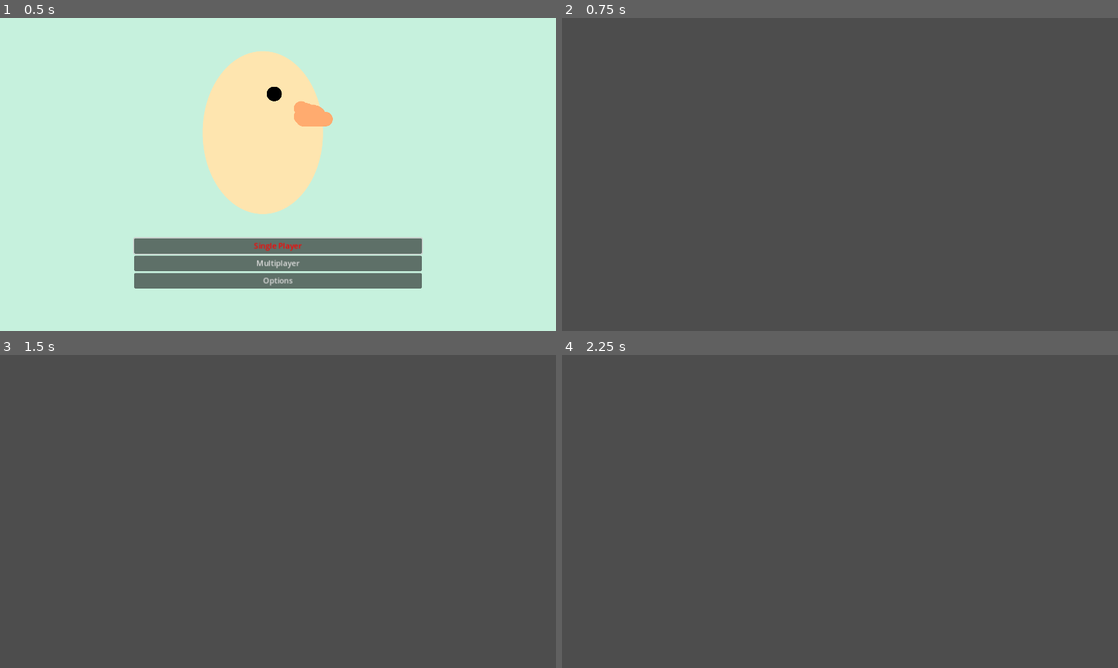
Above: before the commit, frames 1-4 (two rows, left to right).
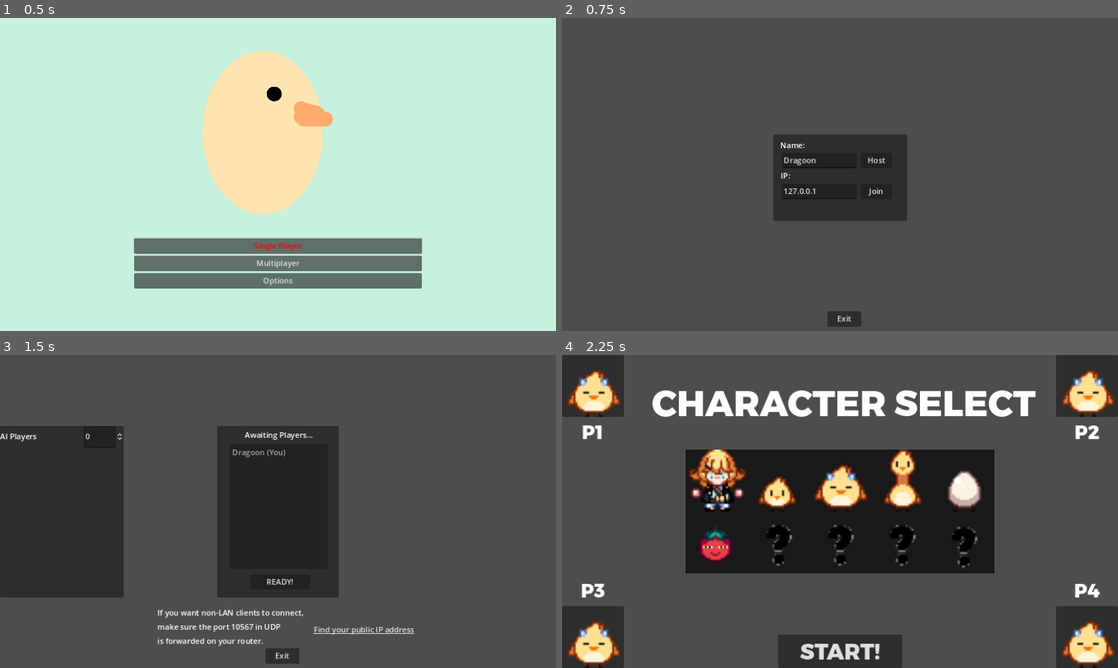
Above: after the commit, the same moments.

Repository: Dragoon-Project-Squad/bomberbird
Game: Godot game, scene res://scenes/main_menu.tscn
Same seed, same stepped clock (60 frames per second), same inputs: the game is played once before the commit and once after it. Sound files missing from this copy of the repository are replaced by a short silence.
Inputs (mouse positions are in pixels of both pictures, inside the frame that each line leads up to):
- Up to frame 1 (0.5 s): no input
- Up to frame 2 (0.75 s): click "Multiplayer" at 0.5 s
- Up to frame 3 (1.5 s): click (316, 498) at 1.25 s, where only the run after the commit has a clickable "Host"
- Up to frame 4 (2.25 s): click (840, 580) at 2 s, where only the run after the commit has a clickable "READY!"

Frame 1 is identical in both runs. In frame 2, 6.7% of the frame differs, in the area x 38-62%, y 37-99%; in frame 3, 25%; in frame 4, 37%, in the area x 0-100%, y 0-100%.

Commit message:
fixed bug with ready button

Diff:
--- a/scenes/lobby.tscn
+++ b/scenes/lobby.tscn
@@ -1,10 +1,11 @@
-[gd_scene load_steps=10 format=3 uid="uid://jhdlqsokif5o"]
+[gd_scene load_steps=11 format=3 uid="uid://jhdlqsokif5o"]
 
 [ext_resource type="Script" path="res://scripts/lobby.gd" id="1"]
 [ext_resource type="Texture2D" uid="uid://d06cvn5qmuvfv" path="res://assets/css/dokibh.png" id="2_6aldq"]
 [ext_resource type="Texture2D" uid="uid://c4a21atlabdbr" path="res://assets/css/greyrect.png" id="2_p88hc"]
 [ext_resource type="Texture2D" uid="uid://dc6n600vfnmgp" path="res://assets/css/eggoon.png" id="3_lsque"]
 [ext_resource type="Texture2D" uid="uid://bb8yee4kwa6dt" path="res://assets/css/normalgoon.png" id="3_xvjye"]
+[ext_resource type="FontFile" uid="uid://knb8u535cfkw" path="res://montserrat.otf" id="3_yxogx"]
 [ext_resource type="Texture2D" uid="uid://d3cn5or0vkn23" path="res://assets/css/chonkgoon.png" id="4_228fn"]
 [ext_resource type="Texture2D" uid="uid://cqgmyjw0vef1" path="res://assets/css/longgoon.png" id="5_adr2t"]
 [ext_resource type="Texture2D" uid="uid://bpx3jen13addh" path="res://assets/css/tomato.png" id="7_iu1o4"]
@@ -75,7 +76,7 @@
 text = "Awaiting Players..."
 horizontal_alignment = 1
 
-[node name="Start" type="Button" parent="Players"]
+[node name="Ready" type="Button" parent="Players"]
 layout_mode = 0
 offset_left = 68.0
 offset_top = 307.0
@@ -114,7 +115,6 @@
 text = "Find your public IP address"
 
 [node name="Connect" type="Panel" parent="."]
-visible = false
 layout_mode = 1
 anchors_preset = 8
 anchor_left = 0.5
@@ -201,10 +201,240 @@
 size_flags_vertical = 0
 theme_override_colors/font_color = Color(0.820312, 0.291595, 0.291595, 1)
 
-[node name="ErrorDialog" type="AcceptDialog" parent="."]
+[node name="CSS" type="Control" parent="."]
+visible = false
+anchors_preset = 0
+offset_right = 1152.0
+offset_bottom = 648.0
+
+[node name="CSSPlayers" type="Control" parent="CSS"]
+anchors_preset = 0
+offset_right = 1152.0
+offset_bottom = 648.0
+
+[node name="P1" type="Panel" parent="CSS/CSSPlayers"]
+layout_mode = 0
+offset_right = 128.0
+offset_bottom = 128.0
+
+[node name="Image" type="TextureRect" parent="CSS/CSSPlayers/P1"]
+layout_mode = 0
+offset_right = 128.0
+offset_bottom = 128.0
+texture = ExtResource("4_228fn")
+expand_mode = 2
+
+[node name="Text" type="Label" parent="CSS/CSSPlayers/P1"]
+layout_mode = 0
+offset_top = 128.0
+offset_right = 128.0
+offset_bottom = 192.0
+theme_override_fonts/font = ExtResource("3_yxogx")
+theme_override_font_sizes/font_size = 40
+text = "P1"
+horizontal_alignment = 1
+vertical_alignment = 1
+
+[node name="P2" type="Panel" parent="CSS/CSSPlayers"]
+layout_mode = 0
+offset_left = 1024.0
+offset_right = 1152.0
+offset_bottom = 128.0
+
+[node name="Image" type="TextureRect" parent="CSS/CSSPlayers/P2"]
+layout_mode = 0
+offset_right = 128.0
+offset_bottom = 128.0
+texture = ExtResource("4_228fn")
+
+[node name="Text" type="Label" parent="CSS/CSSPlayers/P2"]
+layout_mode = 0
+offset_top = 128.0
+offset_right = 128.0
+offset_bottom = 192.0
+theme_override_fonts/font = ExtResource("3_yxogx")
+theme_override_font_sizes/font_size = 40
+text = "P2"
+horizontal_alignment = 1
+vertical_alignment = 1
+
+[node name="P3" type="Panel" parent="CSS/CSSPlayers"]
+layout_mode = 0
+offset_top = 520.0
+offset_right = 128.0
+offset_bottom = 648.0
+
+[node name="Image" type="TextureRect" parent="CSS/CSSPlayers/P3"]
+layout_mode = 0
+offset_right = 128.0
+offset_bottom = 128.0
+texture = ExtResource("4_228fn")
+
+[node name="Text" type="Label" parent="CSS/CSSPlayers/P3"]
+layout_mode = 0
+offset_top = -64.0
+offset_right = 128.0
+theme_override_fonts/font = ExtResource("3_yxogx")
+theme_override_font_sizes/font_size = 40
+text = "P3"
+horizontal_alignment = 1
+vertical_alignment = 1
+
+[node name="P4" type="Panel" parent="CSS/CSSPlayers"]
+layout_mode = 0
+offset_left = 1024.0
+offset_top = 520.0
+offset_right = 1152.0
+offset_bottom = 648.0
+
+[node name="Image" type="TextureRect" parent="CSS/CSSPlayers/P4"]
+layout_mode = 0
+offset_right = 128.0
+offset_bottom = 128.0
+texture = ExtResource("4_228fn")
+
+[node name="Text" type="Label" parent="CSS/CSSPlayers/P4"]
+layout_mode = 0
+offset_top = -64.0
+offset_right = 128.0
+theme_override_fonts/font = ExtResource("3_yxogx")
+theme_override_font_sizes/font_size = 40
+text = "P4"
+horizontal_alignment = 1
+vertical_alignment = 1
+
+[node name="CSSPanel" type="TextureRect" parent="CSS"]
+layout_mode = 1
+anchors_preset = 8
+anchor_left = 0.5
+anchor_top = 0.5
+anchor_right = 0.5
+anchor_bottom = 0.5
+offset_left = -320.0
+offset_top = -128.0
+offset_right = 320.0
+offset_bottom = 128.0
+grow_horizontal = 2
+grow_vertical = 2
+texture = ExtResource("2_p88hc")
+
+[node name="dokibird" type="TextureButton" parent="CSS/CSSPanel"]
+layout_mode = 2
+offset_right = 32.0
+offset_bottom = 32.0
+scale = Vector2(4, 4)
+texture_normal = ExtResource("2_6aldq")
+
+[node name="dragoon" type="TextureButton" parent="CSS/CSSPanel"]
+layout_mode = 2
+offset_left = 128.0
+offset_right = 160.0
+offset_bottom = 32.0
+scale = Vector2(4, 4)
+texture_normal = ExtResource("3_xvjye")
+
+[node name="chonkgoon" type="TextureButton" parent="CSS/CSSPanel"]
+layout_mode = 2
+offset_left = 256.0
+offset_right = 288.0
+offset_bottom = 32.0
+scale = Vector2(4, 4)
+texture_normal = ExtResource("4_228fn")
+
+[node name="longoon" type="TextureButton" parent="CSS/CSSPanel"]
+layout_mode = 2
+offset_left = 384.0
+offset_right = 416.0
+offset_bottom = 32.0
+scale = Vector2(4, 4)
+texture_normal = ExtResource("5_adr2t")
+
+[node name="eggoon" type="TextureButton" parent="CSS/CSSPanel"]
+layout_mode = 2
+offset_left = 512.0
+offset_right = 544.0
+offset_bottom = 32.0
+scale = Vector2(4, 4)
+texture_normal = ExtResource("3_lsque")
+
+[node name="tomato" type="TextureButton" parent="CSS/CSSPanel"]
+layout_mode = 2
+offset_top = 124.0
+offset_right = 32.0
+offset_bottom = 156.0
+scale = Vector2(4, 4)
+texture_normal = ExtResource("7_iu1o4")
+
+[node name="secret1" type="TextureButton" parent="CSS/CSSPanel"]
+layout_mode = 0
+offset_left = 128.0
+offset_top = 128.0
+offset_right = 160.0
+offset_bottom = 160.0
+scale = Vector2(4, 4)
+texture_normal = ExtResource("9_f5vrd")
+
+[node name="secret2" type="TextureButton" parent="CSS/CSSPanel"]
+layout_mode = 0
+offset_left = 256.0
+offset_top = 128.0
+offset_right = 288.0
+offset_bottom = 160.0
+scale = Vector2(4, 4)
+texture_normal = ExtResource("9_f5vrd")
+
+[node name="secret3" type="TextureButton" parent="CSS/CSSPanel"]
+layout_mode = 0
+offset_left = 384.0
+offset_top = 128.0
+offset_right = 416.0
+offset_bottom = 160.0
+scale = Vector2(4, 4)
+texture_normal = ExtResource("9_f5vrd")
+
+[node name="secret4" type="TextureButton" parent="CSS/CSSPanel"]
+layout_mode = 0
+offset_left = 512.0
+offset_top = 132.0
+offset_right = 544.0
+offset_bottom = 164.0
+scale = Vector2(4, 4)
+texture_normal = ExtResource("9_f5vrd")
+
+[node name="Label" type="Label" parent="CSS"]
+layout_mode = 1
+anchors_preset = 5
+anchor_left = 0.5
+anchor_right = 0.5
+offset_left = -440.0
+offset_right = 456.0
+offset_bottom = 200.0
+grow_horizontal = 2
+theme_override_fonts/font = ExtResource("3_yxogx")
+theme_override_font_sizes/font_size = 75
+text = "CHARACTER SELECT"
+horizontal_alignment = 1
+vertical_alignment = 1
+
+[node name="Start" type="Button" parent="CSS"]
+layout_mode = 1
+anchors_preset = 7
+anchor_left = 0.5
+anchor_top = 1.0
+anchor_right = 0.5
+anchor_bottom = 1.0
+offset_left = -128.0
+offset_top = -69.0
+offset_right = 129.0
+grow_horizontal = 2
+grow_vertical = 0
+size_flags_horizontal = 2
+size_flags_vertical = 2
+theme_override_fonts/font = ExtResource("3_yxogx")
+theme_override_font_sizes/font_size = 46
+text = "START!"
 
 [node name="Back" type="Button" parent="."]
-visible = false
 layout_mode = 0
 offset_left = 550.0
 offset_top = 607.0
@@ -216,235 +446,11 @@
 text = "Exit
 "
 
-[node name="CSS" type="Control" parent="."]
-visible = false
-anchors_preset = 0
-offset_right = 1152.0
-offset_bottom = 648.0
-
-[node name="CSSPlayers" type="Control" parent="CSS"]
-anchors_preset = 0
-offset_right = 1152.0
-offset_bottom = 648.0
-
-[node name="P1" type="Panel" parent="CSS/CSSPlayers"]
-layout_mode = 0
-offset_right = 128.0
-offset_bottom = 128.0
-
-[node name="Image" type="TextureRect" parent="CSS/CSSPlayers/P1"]
-layout_mode = 0
-offset_right = 128.0
-offset_bottom = 128.0
-texture = ExtResource("4_228fn")
-expand_mode = 2
-
-[node name="Text" type="Label" parent="CSS/CSSPlayers/P1"]
-layout_mode = 0
-offset_top = 128.0
-offset_right = 128.0
-offset_bottom = 192.0
-theme_override_font_sizes/font_size = 40
-text = "P1"
-horizontal_alignment = 1
-vertical_alignment = 1
-
-[node name="P2" type="Panel" parent="CSS/CSSPlayers"]
-layout_mode = 0
-offset_left = 1024.0
-offset_right = 1152.0
-offset_bottom = 128.0
-
-[node name="Image" type="TextureRect" parent="CSS/CSSPlayers/P2"]
-layout_mode = 0
-offset_right = 128.0
-offset_bottom = 128.0
-texture = ExtResource("4_228fn")
-
-[node name="Text" type="Label" parent="CSS/CSSPlayers/P2"]
-layout_mode = 0
-offset_top = 128.0
-offset_right = 128.0
-offset_bottom = 192.0
-theme_override_font_sizes/font_size = 40
-text = "P2"
-horizontal_alignment = 1
-vertical_alignment = 1
-
-[node name="P3" type="Panel" parent="CSS/CSSPlayers"]
-layout_mode = 0
-offset_top = 520.0
-offset_right = 128.0
-offset_bottom = 648.0
-
-[node name="Image" type="TextureRect" parent="CSS/CSSPlayers/P3"]
-layout_mode = 0
-offset_right = 128.0
-offset_bottom = 128.0
-texture = ExtResource("4_228fn")
-
-[node name="Text" type="Label" parent="CSS/CSSPlayers/P3"]
-layout_mode = 0
-offset_top = -64.0
-offset_right = 128.0
-theme_override_font_sizes/font_size = 40
-text = "P3"
-horizontal_alignment = 1
-vertical_alignment = 1
-
-[node name="P4" type="Panel" parent="CSS/CSSPlayers"]
-layout_mode = 0
-offset_left = 1024.0
-offset_top = 520.0
-offset_right = 1152.0
-offset_bottom = 648.0
-
-[node name="Image" type="TextureRect" parent="CSS/CSSPlayers/P4"]
-layout_mode = 0
-offset_right = 128.0
-offset_bottom = 128.0
-texture = ExtResource("4_228fn")
-
-[node name="Text" type="Label" parent="CSS/CSSPlayers/P4"]
-layout_mode = 0
-offset_top = -64.0
-offset_right = 128.0
-theme_override_font_sizes/font_size = 40
-text = "P4"
-horizontal_alignment = 1
-vertical_alignment = 1
-
-[node name="CSSPanel" type="TextureRect" parent="CSS"]
-layout_mode = 1
-anchors_preset = 8
-anchor_left = 0.5
-anchor_top = 0.5
-anchor_right = 0.5
-anchor_bottom = 0.5
-offset_left = -320.0
-offset_top = -128.0
-offset_right = 320.0
-offset_bottom = 128.0
-grow_horizontal = 2
-grow_vertical = 2
-texture = ExtResource("2_p88hc")
-
-[node name="dokibird" type="TextureButton" parent="CSS/CSSPanel"]
-layout_mode = 2
-offset_right = 32.0
-offset_bottom = 32.0
-scale = Vector2(4, 4)
-texture_normal = ExtResource("2_6aldq")
-
-[node name="dragoon" type="TextureButton" parent="CSS/CSSPanel"]
-layout_mode = 2
-offset_left = 128.0
-offset_right = 160.0
-offset_bottom = 32.0
-scale = Vector2(4, 4)
-texture_normal = ExtResource("3_xvjye")
-
-[node name="chonkgoon" type="TextureButton" parent="CSS/CSSPanel"]
-layout_mode = 2
-offset_left = 256.0
-offset_right = 288.0
-offset_bottom = 32.0
-scale = Vector2(4, 4)
-texture_normal = ExtResource("4_228fn")
-
-[node name="longoon" type="TextureButton" parent="CSS/CSSPanel"]
-layout_mode = 2
-offset_left = 384.0
-offset_right = 416.0
-offset_bottom = 32.0
-scale = Vector2(4, 4)
-texture_normal = ExtResource("5_adr2t")
-
-[node name="eggoon" type="TextureButton" parent="CSS/CSSPanel"]
-layout_mode = 2
-offset_left = 512.0
-offset_right = 544.0
-offset_bottom = 32.0
-scale = Vector2(4, 4)
-texture_normal = ExtResource("3_lsque")
-
-[node name="tomato" type="TextureButton" parent="CSS/CSSPanel"]
-layout_mode = 2
-offset_top = 124.0
-offset_right = 32.0
-offset_bottom = 156.0
-scale = Vector2(4, 4)
-texture_normal = ExtResource("7_iu1o4")
-
-[node name="secret1" type="TextureButton" parent="CSS/CSSPanel"]
-layout_mode = 0
-offset_left = 128.0
-offset_top = 128.0
-offset_right = 160.0
-offset_bottom = 160.0
-scale = Vector2(4, 4)
-texture_normal = ExtResource("9_f5vrd")
-
-[node name="secret2" type="TextureButton" parent="CSS/CSSPanel"]
-layout_mode = 0
-offset_left = 256.0
-offset_top = 128.0
-offset_right = 288.0
-offset_bottom = 160.0
-scale = Vector2(4, 4)
-texture_normal = ExtResource("9_f5vrd")
-
-[node name="secret3" type="TextureButton" parent="CSS/CSSPanel"]
-layout_mode = 0
-offset_left = 384.0
-offset_top = 128.0
-offset_right = 416.0
-offset_bottom = 160.0
-scale = Vector2(4, 4)
-texture_normal = ExtResource("9_f5vrd")
-
-[node name="secret4" type="TextureButton" parent="CSS/CSSPanel"]
-layout_mode = 0
-offset_left = 512.0
-offset_top = 132.0
-offset_right = 544.0
-offset_bottom = 164.0
-scale = Vector2(4, 4)
-texture_normal = ExtResource("9_f5vrd")
-
-[node name="Label" type="Label" parent="CSS"]
-layout_mode = 1
-anchors_preset = 5
-anchor_left = 0.5
-anchor_right = 0.5
-offset_left = -448.0
-offset_right = 448.0
-offset_bottom = 128.0
-grow_horizontal = 2
-theme_override_font_sizes/font_size = 75
-text = "CHARACTER SELECT"
-horizontal_alignment = 1
-
-[node name="Start2" type="Button" parent="CSS"]
-layout_mode = 1
-anchors_preset = 7
-anchor_left = 0.5
-anchor_top = 1.0
-anchor_right = 0.5
-anchor_bottom = 1.0
-offset_left = -128.0
-offset_top = -69.0
-offset_right = 129.0
-grow_horizontal = 2
-grow_vertical = 0
-size_flags_horizontal = 2
-size_flags_vertical = 2
-theme_override_font_sizes/font_size = 46
-text = "START!"
-
-[connection signal="pressed" from="Players/Start" to="." method="_on_start_pressed"]
+[node name="ErrorDialog" type="AcceptDialog" parent="."]
+
+[connection signal="pressed" from="Players/Ready" to="." method="_on_ready_pressed"]
 [connection signal="pressed" from="Players/FindPublicIP" to="." method="_on_find_public_ip_pressed"]
 [connection signal="pressed" from="Connect/Host" to="." method="_on_host_pressed"]
 [connection signal="pressed" from="Connect/Join" to="." method="_on_join_pressed"]
+[connection signal="pressed" from="CSS/Start" to="." method="_on_start_pressed"]
 [connection signal="pressed" from="Back" to="." method="_on_back_pressed"]
-[connection signal="pressed" from="CSS/Start2" to="." method="_on_start_pressed"]
--- a/scripts/lobby.gd
+++ b/scripts/lobby.gd
@@ -81,7 +81,7 @@
 	for p in players:
 		$Players/List.add_item(p)
 
-	$Players/Start.disabled = not multiplayer.is_server()
+	$Players/Ready.disabled = not multiplayer.is_server()
 
 
 func _on_start_pressed():
@@ -100,3 +100,12 @@
 		gamestate.peer.close()
 		await get_tree().process_frame
 	get_tree().change_scene_to_file("res://scenes/main_menu.tscn")
+
+
+func _on_ready_pressed() -> void:
+	$Options.hide()
+	$Players.hide()
+	$Connect.hide()
+	$Back.hide()
+	$CSS.show()
+	pass # Replace with function body.
